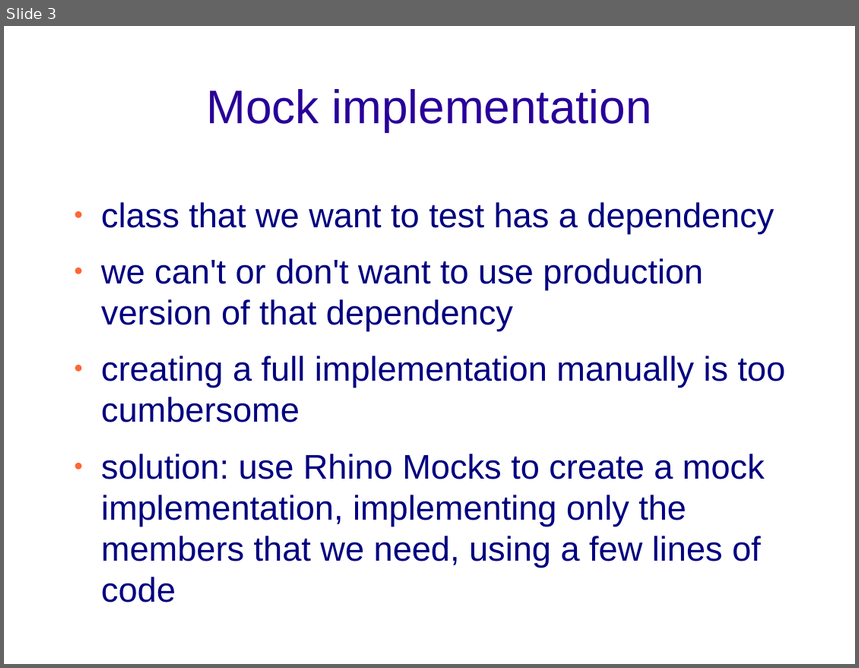
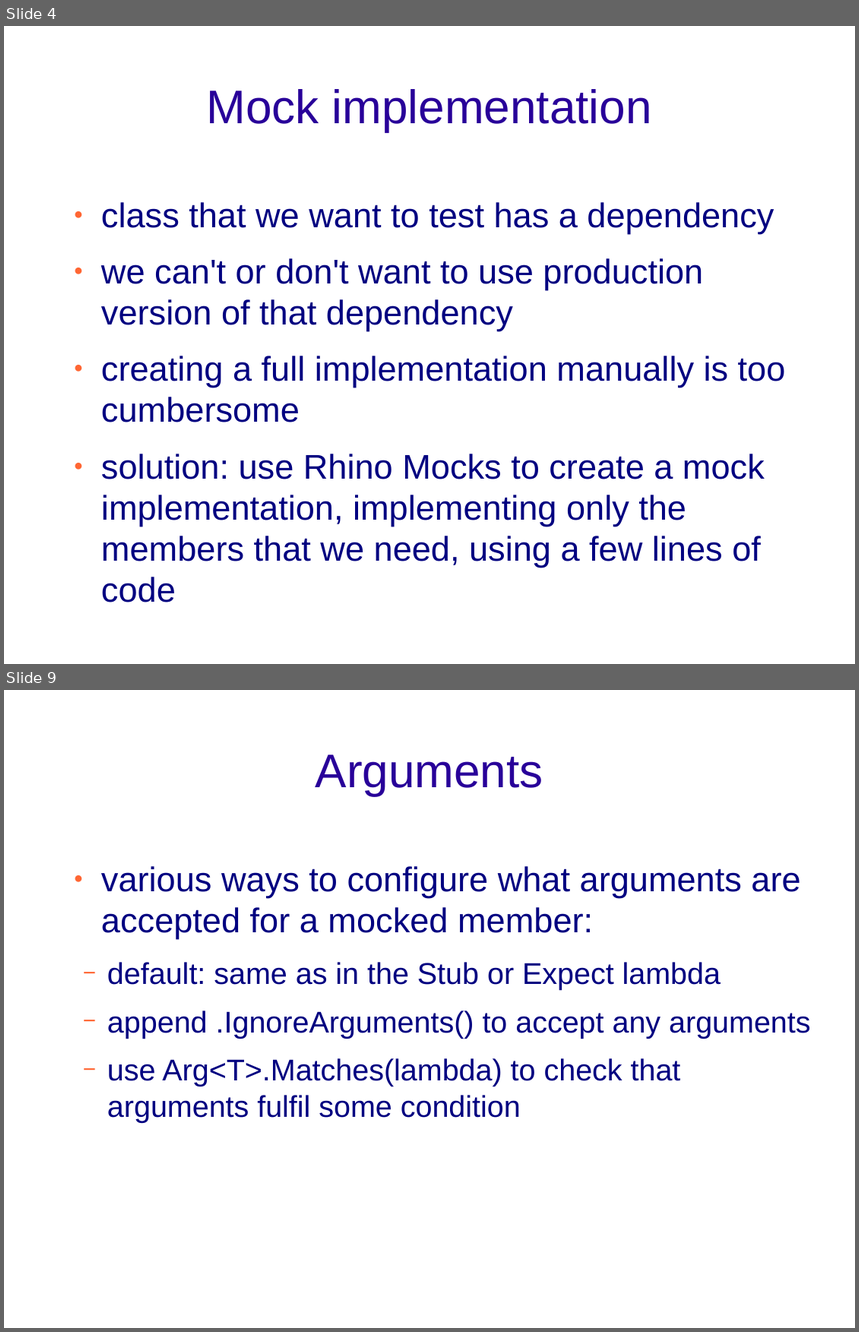
Before and after one commit to svick/Rhino-Mocks-presentation, a slide deck: Rhino Mocks.odp. Shown one above the other, each under a label of ours: slide 3 before the commit, slides 4 and 9 after it; the slides between them are not shown. The pictures are 859x668 and 859x1332 pixels, drawn with LibreOffice and Linux fonts; fonts in the diff are those of the drawing; background and template pictures are left out. Boxes give left, top, right and bottom in pixels: in the first picture for what was removed or moved away, otherwise in the second. Text is boxed around its words. In the diff, an @@ line names an element or a change of style, - is before the commit and + after.

```diff
--- a/Rhino Mocks.odp
+++ b/Rhino Mocks.odp
@@ slide 9 added at (4,690,855,1328), background picture (left out) @@
@@ title added at (316,755,544,796), 44 pt, text #280099 @@
+Arguments
@@ text added at (101,866,810,1123), 28 pt, text #000080 @@
+● various ways to configure what arguments are accepted for a mocked member:
+  − default: same as in the Stub or Expect lambda
+  − append .IgnoreArguments() to accept any arguments
+  − use Arg<T>.Matches(lambda) to check that arguments fulfil some condition
@@ what was slide 3 is now slide 4 @@
```
Also in this commit, not shown: 4 slides changed, 5 other slides added, 1 other file.
